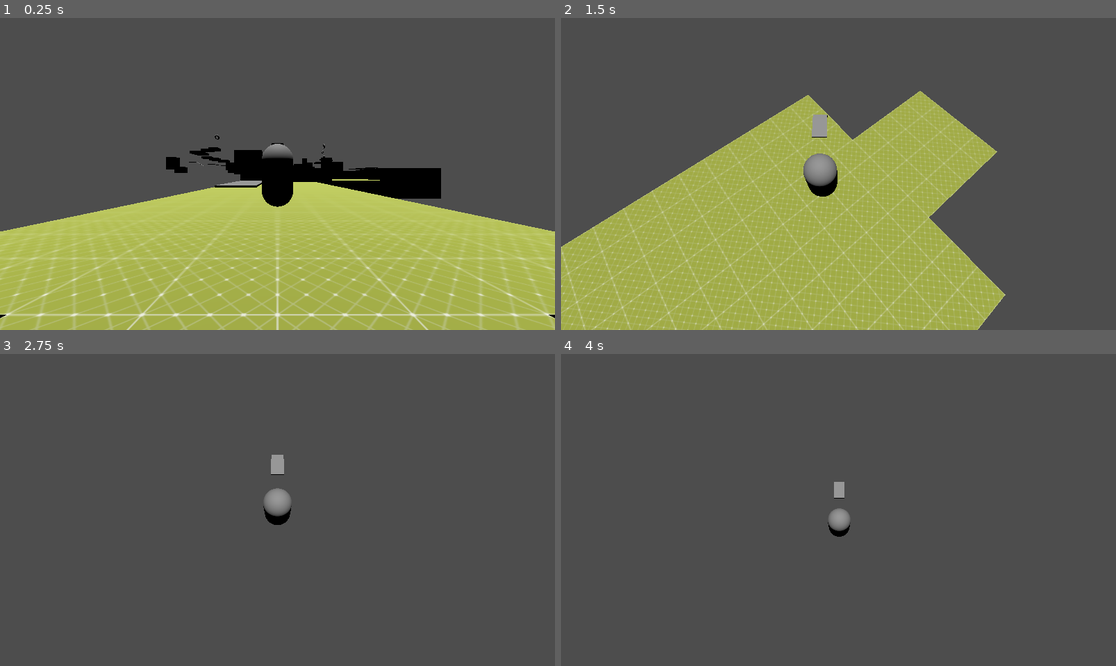
Above: before the commit, frames 1-4 (two rows, left to right).
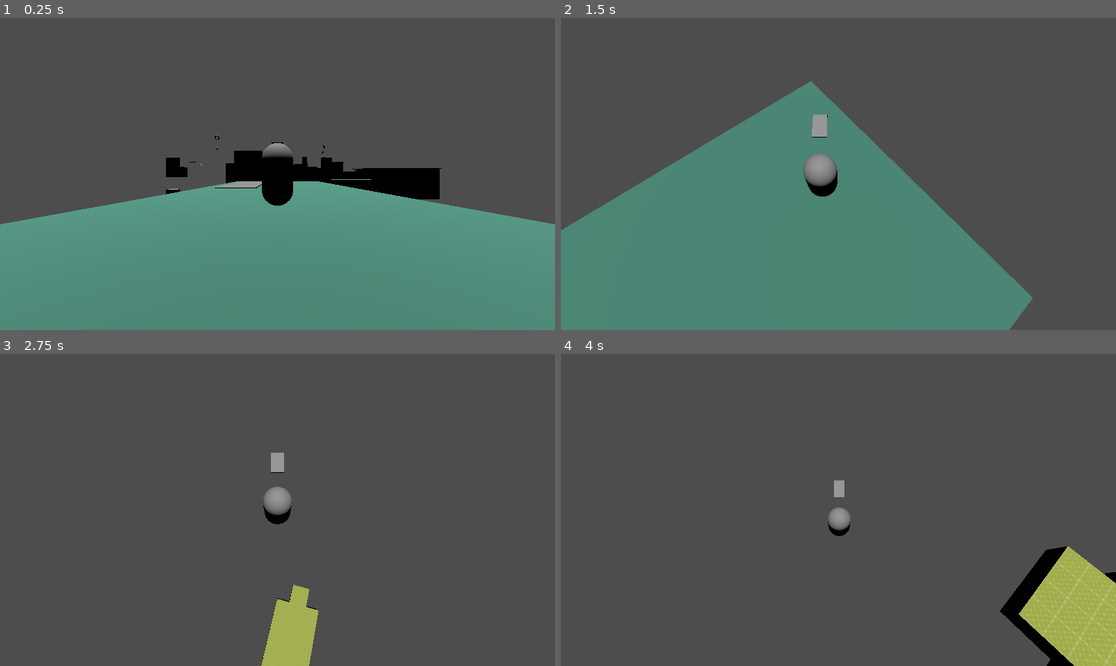
Above: after the commit, the same moments.

Repository: Nigel-Karunaratne/3DPlatformer_Godot4
Game: Godot game, scene res://level_scenes/sample_level.tscn
Same seed, same stepped clock (60 frames per second), same inputs: the game is played once before the commit and once after it. The project has no main scene, so this scene is started directly.
Inputs (mouse positions are in pixels of both pictures, inside the frame that each line leads up to):
- Up to frame 1 (0.25 s): no input
- Up to frame 2 (1.5 s): tap Enter at 0.5 s; move the mouse to (866, 174) at 0.52 s; hold W (move_forward) from 0.53 s (still down); tap R at 0.6 s; tap Space (jump) at 0.77 s; move the mouse to (810, 174) at 1.27 s; tap T at 1.35 s
- Up to frame 3 (2.75 s): keep holding W (move_forward); tap Space (jump) at 1.52 s; move the mouse to (288, 503) at 2.02 s; hold F from 2.03 s (still down)
- Up to frame 4 (4 s): keep holding W (move_forward); move the mouse to (832, 516) at 2.77 s; release F at 2.78 s; tap R at 2.85 s; tap Space (jump) at 3.02, 3.77 s; move the mouse to (877, 513) at 3.52 s; tap T at 3.6 s

The runs differ from the first frame. In frame 1, 42% of the frame differs, in the area x 0-100%, y 37-100%; in frame 2, 46%, in the area x 0-85%, y 20-100%; in frame 3, 1.9%; in frame 4, 5.8%.

Commit message:
Added Ocean Models + Moved to Ocean Scene 1
all models

Diff:
--- /dev/null
+++ b/level_scenes/ocean_1.tscn
@@ -0,0 +1,140 @@
+[gd_scene load_steps=18 format=3 uid="uid://6pjvbsvcv7pl"]
+
+[ext_resource type="PackedScene" uid="uid://ceyhw3o4v3g3n" path="res://prefab_scenes/player.tscn" id="3_iycpa"]
+[ext_resource type="PackedScene" uid="uid://cjga8w2bc7wiu" path="res://prefab_scenes/player_camera.tscn" id="4_h40nl"]
+[ext_resource type="PackedScene" uid="uid://bmr8eblnfqbhp" path="res://prefab_scenes/accelerator_pad.tscn" id="5_vc5q2"]
+[ext_resource type="PackedScene" uid="uid://klut8o1nqtbs" path="res://prefab_scenes/launcher.tscn" id="6_mryyq"]
+[ext_resource type="PackedScene" uid="uid://7441bmtmni15" path="res://prefab_scenes/spring.tscn" id="7_i33qe"]
+[ext_resource type="PackedScene" uid="uid://b4b8g4lmicwxw" path="res://models/ocean/O_SPlatform1.glb" id="8_b1c24"]
+[ext_resource type="PackedScene" uid="uid://cwtt7v8amlfqg" path="res://models/ocean/O_SPlatform2.glb" id="9_12al4"]
+[ext_resource type="PackedScene" uid="uid://cjneckmjtheaf" path="res://models/ocean/O_SPlatform3.glb" id="10_4ug0i"]
+[ext_resource type="PackedScene" uid="uid://jutk1f1ygchw" path="res://models/ocean/O_SPlatform4.glb" id="11_e1n7t"]
+[ext_resource type="PackedScene" uid="uid://chwvvv3d4cnrm" path="res://models/ocean/O_SPlatform5.glb" id="12_51hof"]
+[ext_resource type="PackedScene" uid="uid://cp4i2i66rpumh" path="res://models/ocean/O_SPlatform6.glb" id="13_yniv3"]
+[ext_resource type="PackedScene" uid="uid://blpjtdov4rsrc" path="res://models/ocean/O_SPlatform7.glb" id="14_fp23q"]
+[ext_resource type="PackedScene" uid="uid://udlo7qpq67ck" path="res://models/ocean/O_SPlatform8.glb" id="15_gh2ao"]
+[ext_resource type="PackedScene" uid="uid://0powgvsev7wh" path="res://models/ocean/O_SPlatform9.glb" id="16_3ikbo"]
+[ext_resource type="PackedScene" uid="uid://b6huiyp157q1c" path="res://models/ocean/O_SPlatform10.glb" id="17_v2n38"]
+[ext_resource type="PackedScene" uid="uid://yb1c3quvku8c" path="res://models/ocean/O_SPlatform11.glb" id="18_pkd76"]
+[ext_resource type="PackedScene" uid="uid://c3s5x1ncctc6w" path="res://models/ocean/O_SPlatform12.glb" id="19_svoms"]
+
+[node name="Node3D" type="Node3D"]
+
+[node name="LevelGeometry" type="Node3D" parent="."]
+
+[node name="O_SPlatform1" parent="LevelGeometry" instance=ExtResource("8_b1c24")]
+
+[node name="O_SPlatform2" parent="LevelGeometry" instance=ExtResource("9_12al4")]
+
+[node name="O_SPlatform3" parent="LevelGeometry" instance=ExtResource("10_4ug0i")]
+
+[node name="O_SPlatform4" parent="LevelGeometry" instance=ExtResource("11_e1n7t")]
+
+[node name="O_SPlatform5" parent="LevelGeometry" instance=ExtResource("12_51hof")]
+
+[node name="O_SPlatform6" parent="LevelGeometry" instance=ExtResource("13_yniv3")]
+
+[node name="O_SPlatform7" parent="LevelGeometry" instance=ExtResource("14_fp23q")]
+
+[node name="O_SPlatform8" parent="LevelGeometry" instance=ExtResource("15_gh2ao")]
+
+[node name="O_SPlatform9" parent="LevelGeometry" instance=ExtResource("16_3ikbo")]
+
+[node name="O_SPlatform10" parent="LevelGeometry" instance=ExtResource("17_v2n38")]
+
+[node name="O_SPlatform11" parent="LevelGeometry" instance=ExtResource("18_pkd76")]
+
+[node name="O_SPlatform12" parent="LevelGeometry" instance=ExtResource("19_svoms")]
+
+[node name="CharacterBody3D" parent="." node_paths=PackedStringArray("camera") instance=ExtResource("3_iycpa")]
+camera = NodePath("../SpringArm3D")
+
+[node name="SpringArm3D" parent="." node_paths=PackedStringArray("player") instance=ExtResource("4_h40nl")]
+player = NodePath("../CharacterBody3D")
+
+[node name="DirectionalLight3D" type="DirectionalLight3D" parent="."]
+transform = Transform3D(1, 0, 0, 0, -4.37114e-08, 1, 0, -1, -4.37114e-08, 0, 7, 0)
+
+[node name="AcceleratorPad" parent="." instance=ExtResource("5_vc5q2")]
+transform = Transform3D(3, 0, 0, 0, 1, 0, 0, 0, 12, 23, 2, -49)
+applied_force = 0.2
+
+[node name="AcceleratorPad3" parent="." instance=ExtResource("5_vc5q2")]
+transform = Transform3D(-1.31134e-07, 0, -12, 0, 1, 0, 3, 0, -5.24537e-07, 0.605, 6, -143)
+applied_force = 0.2
+
+[node name="AcceleratorPad4" parent="." instance=ExtResource("5_vc5q2")]
+transform = Transform3D(5, 0, 0, 0, 1, 0, 0, 0, 12, 9.5, 8.035, -196.75)
+applied_force = 0.2
+
+[node name="AcceleratorPad5" parent="." instance=ExtResource("5_vc5q2")]
+transform = Transform3D(4, 0, 0, 0, 1, 0, 0, 0, 12, 9.5, 8.035, -211.24)
+applied_force = 0.2
+
+[node name="AcceleratorPad6" parent="." instance=ExtResource("5_vc5q2")]
+transform = Transform3D(-1.74846e-07, 0, 12, 0, 1, 0, -4, 0, -5.24537e-07, -20.5, 14.535, -331.98)
+applied_force = 0.2
+
+[node name="AcceleratorPad7" parent="." instance=ExtResource("5_vc5q2")]
+transform = Transform3D(-1.74846e-07, 0, 12, 0, 1, 0, -4, 0, -5.24537e-07, -102.49, 15.535, -309.98)
+applied_force = 0.2
+
+[node name="AcceleratorPad8" parent="." instance=ExtResource("5_vc5q2")]
+transform = Transform3D(-1.74846e-07, 0.5, 10.3923, 0, 0.866025, -6, -4, -2.18557e-08, -4.54262e-07, -119.74, 15.834, -309.98)
+applied_force = 0.2
+
+[node name="AcceleratorPad9" parent="." instance=ExtResource("5_vc5q2")]
+transform = Transform3D(-1.74846e-07, -1.27992e-16, 12, 0, 1, 9.92821e-15, -4, 0, -5.24537e-07, -131.077, 18.919, -309.98)
+applied_force = 0.2
+
+[node name="AcceleratorPad2" parent="." instance=ExtResource("5_vc5q2")]
+transform = Transform3D(3, 0, 0, 0, 1, 0, 0, 0, 12, -2.99852, -0.346451, -13.9976)
+applied_force = 0.2
+
+[node name="Launcher" parent="." instance=ExtResource("6_mryyq")]
+transform = Transform3D(0.697103, -0.207635, -0.686248, 0, 0.957148, -0.2896, 0.716972, 0.201881, 0.66723, 0.853419, 3.68061, -37.7783)
+velocity = 14.0
+additional_direction = Vector3(0, 6, 0)
+
+[node name="Spring" parent="." instance=ExtResource("7_i33qe")]
+transform = Transform3D(1, 0, 0, 0, 1, 0, 0, 0, 1, 20, 8, -81)
+
+[node name="Spring2" parent="." instance=ExtResource("7_i33qe")]
+transform = Transform3D(1, 0, 0, 0, 1, 0, 0, 0, 1, -24.5, 11, -76)
+
+[node name="Spring3" parent="." instance=ExtResource("7_i33qe")]
+transform = Transform3D(1, 0, 0, 0, 1, 0, 0, 0, 1, 35, 12.5, -151)
+additional_direction = Vector3(0, 23, 0)
+
+[node name="Spring4" parent="." instance=ExtResource("7_i33qe")]
+transform = Transform3D(1, 0, 0, 0, 1, 0, 0, 0, 1, -65.5, 5.5, -325.5)
+
+[node name="Spring6" parent="." instance=ExtResource("7_i33qe")]
+transform = Transform3D(1, 0, 0, 0, 1, 0, 0, 0, 1, -154, 12, -317)
+additional_direction = Vector3(0, 33, 0)
+
+[node name="Spring5" parent="." instance=ExtResource("7_i33qe")]
+transform = Transform3D(1, 0, 0, 0, 1, 0, 0, 0, 1, -71.5, 11, -328)
+
+[node name="Launcher2" parent="." instance=ExtResource("6_mryyq")]
+transform = Transform3D(-4.37114e-08, -1.27992e-16, 1, 0, 1, 8.27351e-16, -1, 0, -4.37114e-08, 20, 12.5, -81)
+velocity = 12.0
+overwrite_velocity = true
+additional_direction = Vector3(0, 3, 0)
+
+[node name="Launcher4" parent="." instance=ExtResource("6_mryyq")]
+transform = Transform3D(0.707107, 0.353553, 0.612372, -1.29048e-08, 0.866025, -0.5, -0.707107, 0.353553, 0.612372, 35, 17.5, -151)
+velocity = 18.0
+overwrite_velocity = true
+additional_direction = Vector3(0, 9, 0)
+
+[node name="Launcher5" parent="." instance=ExtResource("6_mryyq")]
+transform = Transform3D(1, 0, 0, 0, 0.866025, -0.5, 0, 0.5, 0.866025, 9.5, 10.587, -218.482)
+velocity = 25.0
+additional_direction = Vector3(0, 10, 0)
+
+[node name="Launcher3" parent="." instance=ExtResource("6_mryyq")]
+transform = Transform3D(0.965926, -0.12941, -0.224144, 2.23517e-08, 0.866025, -0.5, 0.258819, 0.482963, 0.836516, -24.5, 15.5, -76)
+velocity = 16.0
+overwrite_velocity = true
+additional_direction = Vector3(0, 9, 0)
--- a/level_scenes/sample_level.tscn
+++ b/level_scenes/sample_level.tscn
@@ -7,10 +7,23 @@
 [ext_resource type="PackedScene" uid="uid://klut8o1nqtbs" path="res://prefab_scenes/launcher.tscn" id="4_0ydjt"]
 [ext_resource type="PackedScene" uid="uid://bmr8eblnfqbhp" path="res://prefab_scenes/accelerator_pad.tscn" id="4_suwvw"]
 [ext_resource type="PackedScene" uid="uid://7441bmtmni15" path="res://prefab_scenes/spring.tscn" id="5_aic7r"]
+[ext_resource type="PackedScene" uid="uid://b4b8g4lmicwxw" path="res://models/ocean/O_SPlatform1.glb" id="8_jjryp"]
+[ext_resource type="PackedScene" uid="uid://cwtt7v8amlfqg" path="res://models/ocean/O_SPlatform2.glb" id="9_jpuv6"]
+[ext_resource type="PackedScene" uid="uid://cjneckmjtheaf" path="res://models/ocean/O_SPlatform3.glb" id="10_s2xu6"]
+[ext_resource type="PackedScene" uid="uid://jutk1f1ygchw" path="res://models/ocean/O_SPlatform4.glb" id="11_2dsf0"]
+[ext_resource type="PackedScene" uid="uid://chwvvv3d4cnrm" path="res://models/ocean/O_SPlatform5.glb" id="12_72jc8"]
+[ext_resource type="PackedScene" uid="uid://cp4i2i66rpumh" path="res://models/ocean/O_SPlatform6.glb" id="13_q44mq"]
+[ext_resource type="PackedScene" uid="uid://blpjtdov4rsrc" path="res://models/ocean/O_SPlatform7.glb" id="14_c0j83"]
+[ext_resource type="PackedScene" uid="uid://udlo7qpq67ck" path="res://models/ocean/O_SPlatform8.glb" id="15_83as1"]
+[ext_resource type="PackedScene" uid="uid://0powgvsev7wh" path="res://models/ocean/O_SPlatform9.glb" id="16_joaiu"]
+[ext_resource type="PackedScene" uid="uid://b6huiyp157q1c" path="res://models/ocean/O_SPlatform10.glb" id="17_wlmmy"]
+[ext_resource type="PackedScene" uid="uid://yb1c3quvku8c" path="res://models/ocean/O_SPlatform11.glb" id="18_e3jrg"]
+[ext_resource type="PackedScene" uid="uid://c3s5x1ncctc6w" path="res://models/ocean/O_SPlatform12.glb" id="19_q7xhq"]
 
 [node name="Node3D" type="Node3D"]
 
 [node name="CSGCombiner3D" type="CSGCombiner3D" parent="."]
+transform = Transform3D(1, 0, 0, 0, 1, 0, 0, 0, 1, 0, -50, 0)
 use_collision = true
 
 [node name="CSGBox3D" type="CSGBox3D" parent="CSGCombiner3D"]
@@ -376,3 +389,29 @@
 velocity = 16.0
 overwrite_velocity = true
 additional_direction = Vector3(0, 9, 0)
+
+[node name="LevelGeometry" type="Node3D" parent="."]
+
+[node name="O_SPlatform1" parent="LevelGeometry" instance=ExtResource("8_jjryp")]
+
+[node name="O_SPlatform2" parent="LevelGeometry" instance=ExtResource("9_jpuv6")]
+
+[node name="O_SPlatform3" parent="LevelGeometry" instance=ExtResource("10_s2xu6")]
+
+[node name="O_SPlatform4" parent="LevelGeometry" instance=ExtResource("11_2dsf0")]
+
+[node name="O_SPlatform5" parent="LevelGeometry" instance=ExtResource("12_72jc8")]
+
+[node name="O_SPlatform6" parent="LevelGeometry" instance=ExtResource("13_q44mq")]
+
+[node name="O_SPlatform7" parent="LevelGeometry" instance=ExtResource("14_c0j83")]
+
+[node name="O_SPlatform8" parent="LevelGeometry" instance=ExtResource("15_83as1")]
+
+[node name="O_SPlatform9" parent="LevelGeometry" instance=ExtResource("16_joaiu")]
+
+[node name="O_SPlatform10" parent="LevelGeometry" instance=ExtResource("17_wlmmy")]
+
+[node name="O_SPlatform11" parent="LevelGeometry" instance=ExtResource("18_e3jrg")]
+
+[node name="O_SPlatform12" parent="LevelGeometry" instance=ExtResource("19_q7xhq")]
--- /dev/null
+++ b/materials/ocean/o_grass_m.tres
@@ -0,0 +1,4 @@
+[gd_resource type="StandardMaterial3D" format=3 uid="uid://bsaqdxqdsqkmd"]
+
+[resource]
+albedo_color = Color(0.270588, 0.509804, 0.443137, 1)
--- /dev/null
+++ b/materials/ocean/o_ground_m.tres
@@ -0,0 +1,4 @@
+[gd_resource type="StandardMaterial3D" format=3 uid="uid://d38ym61t4hwek"]
+
+[resource]
+albedo_color = Color(0.654902, 0.364706, 0.313726, 1)
Not shown: 1 places in level_scenes/sample_level.tscn that only renumber resources
Binary file added: models/ocean/O_PillarPlatform1.glb
Not shown, added: models/ocean/O_PillarPlatform1.glb.import
Binary file added: models/ocean/O_PillarPlatform2.glb
Not shown, added: models/ocean/O_PillarPlatform2.glb.import
Binary file added: models/ocean/O_PillarPlatform3.glb
Not shown, added: models/ocean/O_PillarPlatform3.glb.import
Binary file added: models/ocean/O_SPlatform1.glb
Not shown, added: models/ocean/O_SPlatform1.glb.import
Binary file added: models/ocean/O_SPlatform10.glb
Not shown, added: models/ocean/O_SPlatform10.glb.import
Binary file added: models/ocean/O_SPlatform11.glb
(and 19 more such lines)
